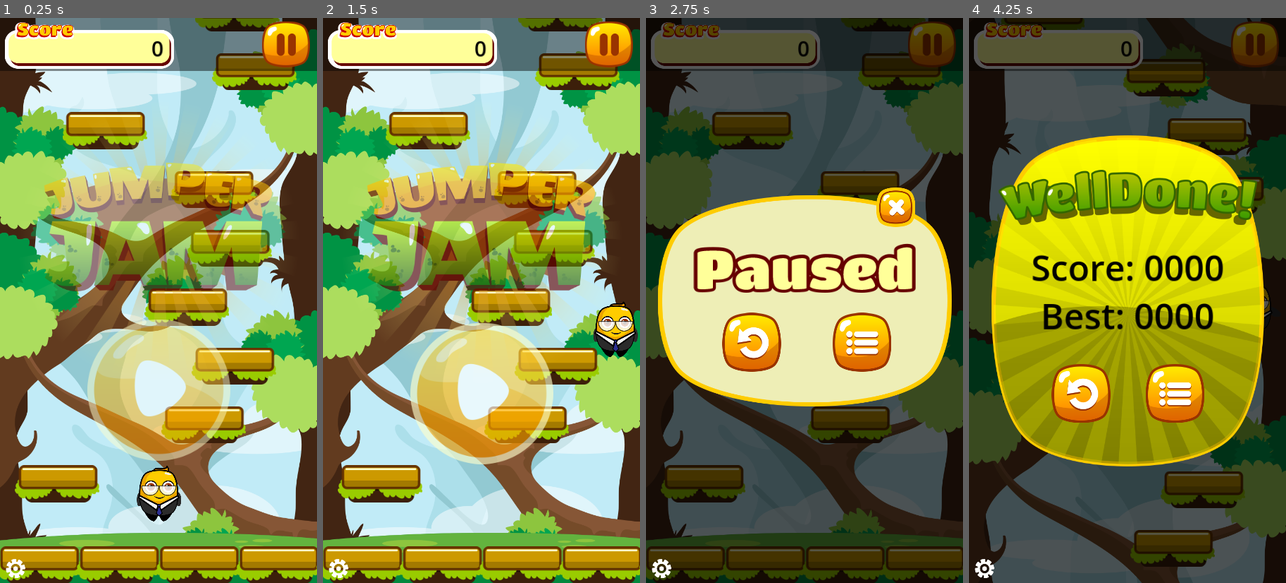
Above: before the commit, frames 1-4 (left to right).
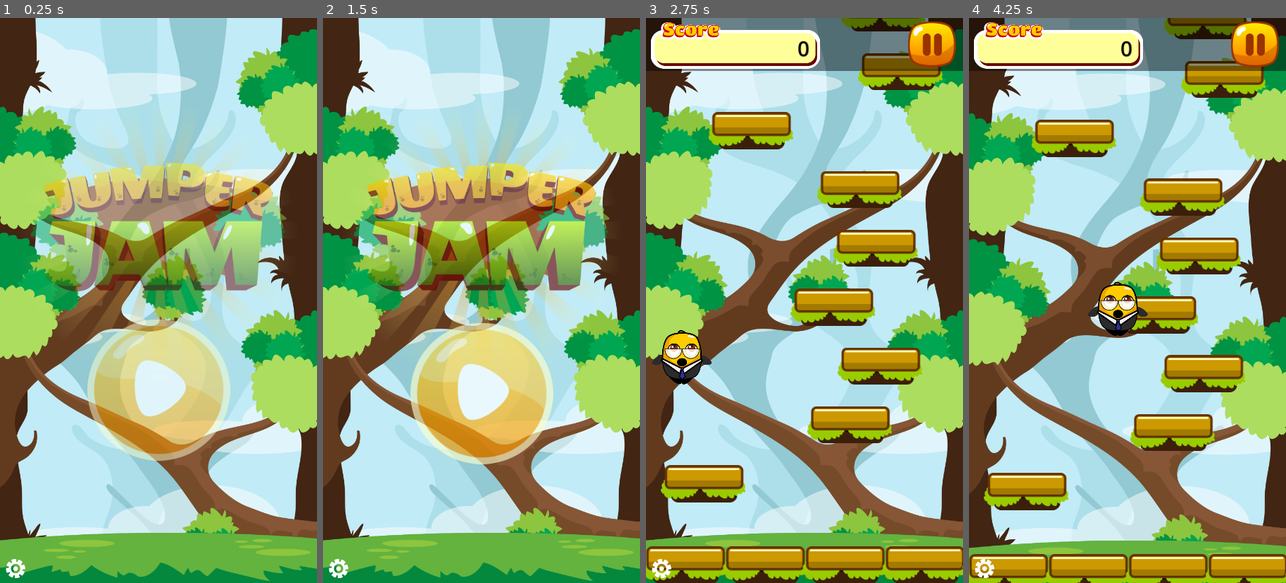
Above: after the commit, the same moments.

Repository: jrenato/jump_jam
Game: Godot game, scene res://Scenes/main.tscn
The game is run twice, just before and just after one commit, with the same random seed, the same clock (stepped at 60 frames per second) and the same inputs.
Inputs (mouse positions are in pixels of both pictures, inside the frame that each line leads up to):
- Up to frame 1 (0.25 s): no input
- Up to frame 2 (1.5 s): move the mouse to (551, 272) at 0.52 s; hold D (move_right) 0.53-1.25 s; click (551, 272) at 0.67 s; click (481, 396) at 1.25 s
- Up to frame 3 (2.75 s): move the mouse to (741, 328) at 2.02 s; hold A (move_left) from 2.03 s (still down)
- Up to frame 4 (4.25 s): release A (move_left) at 2.75 s; click (1073, 340) at 2.77 s; move the mouse to (1159, 176) at 3.52 s; hold D (move_right) from 3.53 s (still down)

The runs differ from the first frame. In frame 1, 28% of the frame differs, in the area x 0-100%, y 0-100%; in frame 2, 28%; in frame 3, 99%; in frame 4, 99%.

Commit message:
Added play button pressing starts a new game

Diff:
--- a/Scenes/game.tscn
+++ b/Scenes/game.tscn
@@ -18,6 +18,7 @@
 [node name="UILayer" type="CanvasLayer" parent="."]
 
 [node name="HUD" parent="UILayer" instance=ExtResource("9_wxank")]
+unique_name_in_owner = true
 
 [node name="GroundSprite" type="Sprite2D" parent="."]
 unique_name_in_owner = true
--- a/Scenes/main.tscn
+++ b/Scenes/main.tscn
@@ -8,5 +8,7 @@
 script = ExtResource("1_kunf3")
 
 [node name="Game" parent="." instance=ExtResource("2_ron71")]
+unique_name_in_owner = true
 
 [node name="Screens" parent="." instance=ExtResource("3_nms6f")]
+unique_name_in_owner = true
--- a/Scripts/game.gd
+++ b/Scripts/game.gd
@@ -15,8 +15,12 @@
 @onready var parallax_2: ParallaxLayer = %ParallaxLayer2
 @onready var parallax_3: ParallaxLayer = %ParallaxLayer3
 
+@onready var hud: Control = %HUD
+
 
 func _ready() -> void:
+	hud.visible = false
+
 	viewport_size = get_viewport_rect().size
 	player_spawn_position.x = viewport_size.x / 2.0
 	player_spawn_position.y = viewport_size.y - player_spawn_y_offset
@@ -28,7 +32,7 @@
 	setup_parallax_layer(parallax_2)
 	setup_parallax_layer(parallax_3)
 
-	new_game()
+	#new_game()
 
 
 func new_game() -> void:
@@ -41,6 +45,9 @@
 	add_child(camera)
 
 	level_generator.player = player
+	level_generator.start_generation()
+
+	hud.visible = true
 
 
 func get_parallax_sprite_scale(parallax_sprite: Sprite2D) -> Vector2:
--- a/Scripts/level_generator.gd
+++ b/Scripts/level_generator.gd
@@ -22,8 +22,6 @@
 	max_x_position = viewport_size.x - platform_width
 	start_platform_y = viewport_size.y - (y_distance_between_platforms * 2)
 
-	generate_level(start_platform_y, true, start_level_size)
-
 
 func _process(delta: float) -> void:
 	if not player:
@@ -34,6 +32,10 @@
 	var threshold: float = end_of_level_position + (y_distance_between_platforms * threshold_margin_count)
 	if player_y <= threshold:
 		generate_level(end_of_level_position, false, start_level_size)
+
+
+func start_generation() -> void:
+	generate_level(start_platform_y, true, start_level_size)
 
 
 func create_platform(location: Vector2, platform_name: String) -> Platform:
--- a/Scripts/main.gd
+++ b/Scripts/main.gd
@@ -1,9 +1,12 @@
 extends Node
+
+@onready var game: Node2D = %Game
+@onready var screens: CanvasLayer = %Screens
 
 
 func _ready() -> void:
-	pass
+	screens.start_game.connect(_on_start_game)
 
 
-func _process(delta: float) -> void:
-	pass
+func _on_start_game() -> void:
+	game.new_game()
--- a/Scripts/screens.gd
+++ b/Scripts/screens.gd
@@ -1,4 +1,6 @@
 extends CanvasLayer
+
+signal start_game
 
 @export var fadeout_duration: float = 0.5
 
@@ -36,7 +38,9 @@
 func _on_screen_button_pressed(button: ScreenButton) -> void:
 	match button.name:
 		"TitlePlay":
-			change_screen(pause_screen)
+			change_screen(null)
+			await(get_tree().create_timer(fadeout_duration).timeout)
+			start_game.emit()
 		"PauseRetry":
 			change_screen(game_over_screen)
 		"PauseBack":
